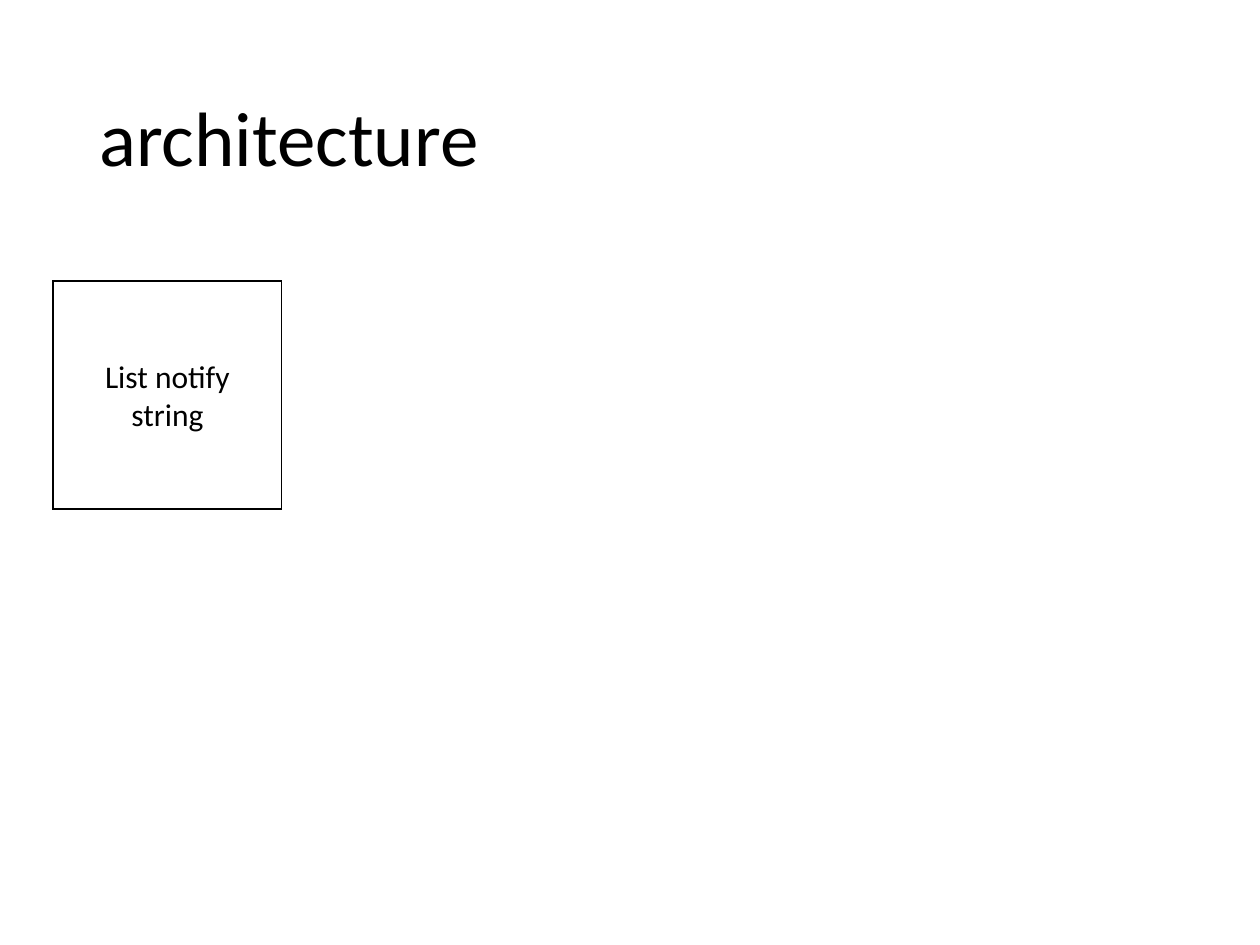
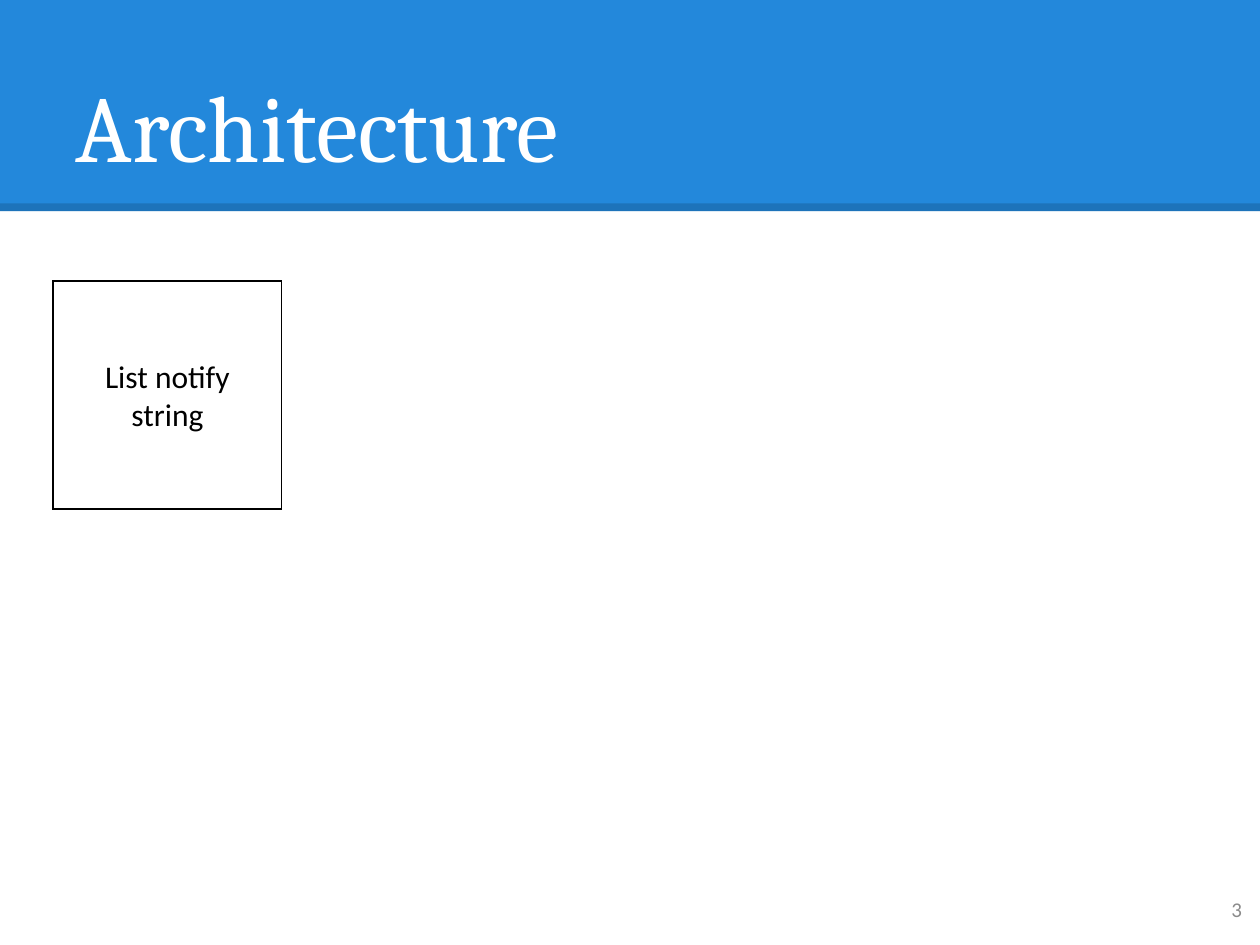
Before and after one commit to hqt/street-router, a slide deck: slide 3 of Document/presentation/nam/voice notify.pptx. Drawn at 1260x945 pixels with LibreOffice and Linux fonts; fonts in the diff are those of the drawing. Boxes give left, top, right and bottom in pixels: in the first picture for what was removed or moved away, otherwise in the second. Text is boxed around its words. In the diff, an @@ line names an element or a change of style, - is before the commit and + after.

Commit message:
update style for slide

```diff
--- a/Document/presentation/nam/voice notify.pptx
+++ b/Document/presentation/nam/voice notify.pptx
@@ rectangle added at bbox=[0, 0, 1260, 212], fill #2388DB @@
@@ title "Architecture" at bbox=[76, 96, 558, 163]: vertical alignment middle to bottom @@
@@ title at bbox=[76, 96, 558, 163]: text changed; size 44 to 54 pt; font Calibri to Cambria; text colour #000000 to #FFFFFF @@
-architecture
+Architecture
@@ line added from (0, 207) to (1260, 207), #000000 4.5 pt @@
@@ page number added at bbox=[1231, 903, 1242, 917], 12 pt, text #8C8C8C @@
+3
```
Also in this commit, not shown: 7 other slides changed, 8 other files.
